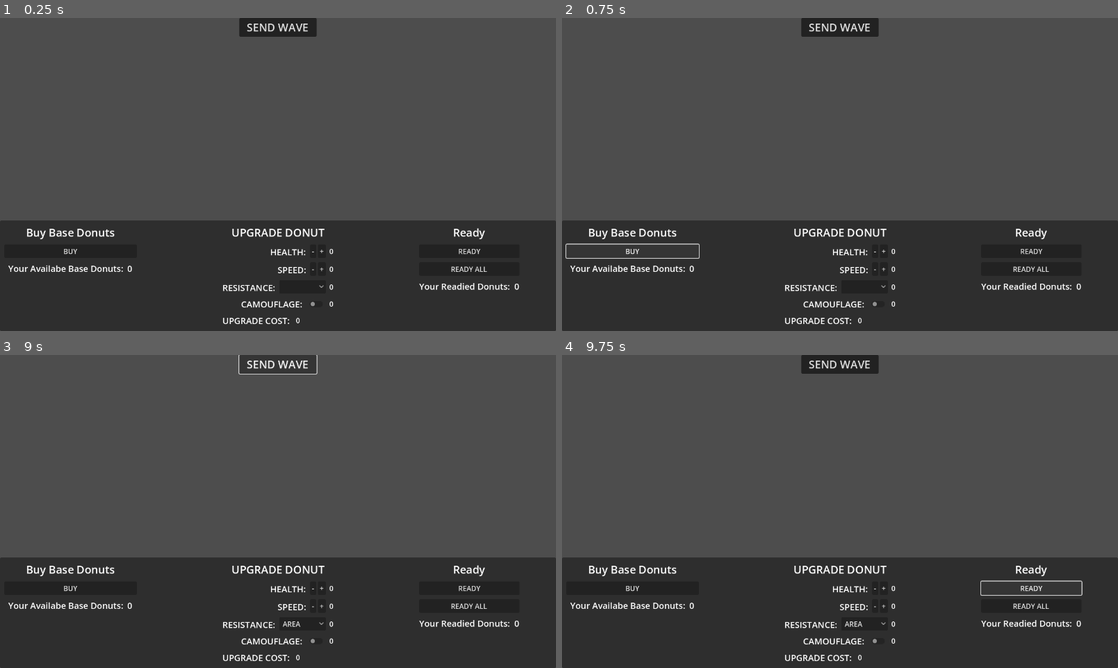
Above: before the commit, frames 1-4 (two rows, left to right).
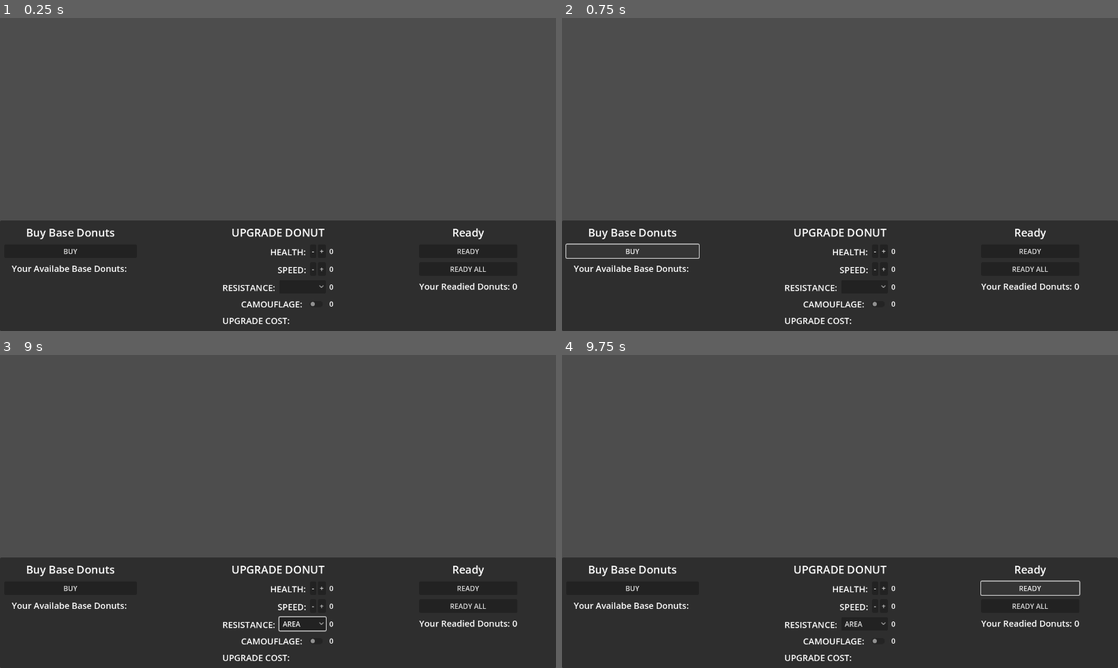
Above: after the commit, the same moments.

Repository: TheMintyMan/ProjectDominut
Game: Godot game, scene res://art/ui/ui_donut_upgrade.tscn
Two runs of this game, one before a commit and one after it. Both use one fixed random seed, a clock stepped at 60 frames per second and the inputs below.
Inputs (mouse positions are in pixels of both pictures, inside the frame that each line leads up to):
- Up to frame 1 (0.25 s): no input
- Up to frame 2 (0.75 s): click "BUY" at 0.5 s
- Up to frame 3 (9 s): click "-" at 1.25 s; click "+" at 2 s; click "-" at 2.75 s; click "+" at 3.5 s; click (300, 624) at 4.27 s; click (300, 624) at 5.02 s; click "SHOOTER" at 5.75 s; click (316, 639) at 6.52 s; click "AREA" at 7.25 s; click (316, 639) at 8.02 s; click (278, 364) at 8.75 s, where only the run before the commit has a clickable "SEND WAVE"
- Up to frame 4 (9.75 s): click "READY" at 9.5 s

The runs differ from the first frame. In frame 1, 1.3% of the frame differs, in the area x 1-94%, y 0-98%; in frame 2, 1.3%; in frame 3, 0.8%; in frame 4, 1.4%.

Commit message:
Updated buttons

Diff:
--- a/art/ui/ui_donut_upgrade.tscn
+++ b/art/ui/ui_donut_upgrade.tscn
@@ -8,7 +8,7 @@
 grow_horizontal = 2
 grow_vertical = 2
 
-[node name="PanelContainer2" type="PanelContainer" parent="."]
+[node name="PanelContainer" type="PanelContainer" parent="."]
 layout_mode = 1
 anchors_preset = -1
 anchor_top = 0.71400005
@@ -18,78 +18,71 @@
 grow_horizontal = 2
 grow_vertical = 0
 
-[node name="MarginContainer" type="MarginContainer" parent="PanelContainer2"]
+[node name="MarginContainer" type="MarginContainer" parent="PanelContainer"]
 layout_mode = 2
 theme_override_constants/margin_left = 10
 theme_override_constants/margin_top = 10
 theme_override_constants/margin_right = 10
 theme_override_constants/margin_bottom = 10
 
-[node name="HBoxContainer" type="HBoxContainer" parent="PanelContainer2/MarginContainer"]
+[node name="HBoxContainer" type="HBoxContainer" parent="PanelContainer/MarginContainer"]
 layout_mode = 2
 theme_override_constants/separation = 20
 
-[node name="VBox_BuyBaseDonuts" type="VBoxContainer" parent="PanelContainer2/MarginContainer/HBoxContainer"]
+[node name="VBox_BuyBaseDonuts" type="VBoxContainer" parent="PanelContainer/MarginContainer/HBoxContainer"]
 layout_mode = 2
 size_flags_horizontal = 3
 size_flags_stretch_ratio = 0.5
 theme_override_constants/separation = 10
 
-[node name="Label_BUY_DONUTS" type="Label" parent="PanelContainer2/MarginContainer/HBoxContainer/VBox_BuyBaseDonuts"]
+[node name="Label_BUY_DONUTS" type="Label" parent="PanelContainer/MarginContainer/HBoxContainer/VBox_BuyBaseDonuts"]
 layout_mode = 2
 size_flags_horizontal = 4
 theme_override_font_sizes/font_size = 25
 text = "Buy Base Donuts"
 horizontal_alignment = 1
 
-[node name="buy_base_donuts" type="Button" parent="PanelContainer2/MarginContainer/HBoxContainer/VBox_BuyBaseDonuts"]
+[node name="btn_buy_donuts" type="Button" parent="PanelContainer/MarginContainer/HBoxContainer/VBox_BuyBaseDonuts"]
 layout_mode = 2
 text = "BUY"
 
-[node name="HBoxContainer" type="HBoxContainer" parent="PanelContainer2/MarginContainer/HBoxContainer/VBox_BuyBaseDonuts"]
-layout_mode = 2
-size_flags_horizontal = 4
-
-[node name="Label_YourDonuts" type="Label" parent="PanelContainer2/MarginContainer/HBoxContainer/VBox_BuyBaseDonuts/HBoxContainer"]
+[node name="HBoxContainer" type="HBoxContainer" parent="PanelContainer/MarginContainer/HBoxContainer/VBox_BuyBaseDonuts"]
+layout_mode = 2
+size_flags_horizontal = 4
+
+[node name="_text_base_donuts" type="Label" parent="PanelContainer/MarginContainer/HBoxContainer/VBox_BuyBaseDonuts/HBoxContainer"]
 layout_mode = 2
 size_flags_horizontal = 4
 theme_override_font_sizes/font_size = 20
 text = "Your Availabe Base Donuts: "
 horizontal_alignment = 1
 
-[node name="Label_YourDonuts2" type="Label" parent="PanelContainer2/MarginContainer/HBoxContainer/VBox_BuyBaseDonuts/HBoxContainer"]
-layout_mode = 2
-size_flags_horizontal = 4
-theme_override_font_sizes/font_size = 20
-text = "0"
-horizontal_alignment = 1
-
-[node name="VBox_Upgrade" type="VBoxContainer" parent="PanelContainer2/MarginContainer/HBoxContainer"]
+[node name="VBox_Upgrade" type="VBoxContainer" parent="PanelContainer/MarginContainer/HBoxContainer"]
 layout_mode = 2
 size_flags_horizontal = 3
 theme_override_constants/separation = 10
 
-[node name="Label_UPGRADE" type="Label" parent="PanelContainer2/MarginContainer/HBoxContainer/VBox_Upgrade"]
+[node name="Label_UPGRADE" type="Label" parent="PanelContainer/MarginContainer/HBoxContainer/VBox_Upgrade"]
 layout_mode = 2
 size_flags_horizontal = 4
 theme_override_font_sizes/font_size = 25
 text = "UPGRADE DONUT"
 
-[node name="HBoxContainer" type="HBoxContainer" parent="PanelContainer2/MarginContainer/HBoxContainer/VBox_Upgrade"]
+[node name="HBoxContainer" type="HBoxContainer" parent="PanelContainer/MarginContainer/HBoxContainer/VBox_Upgrade"]
 layout_mode = 2
 size_flags_horizontal = 4
 theme_override_constants/separation = 20
 
-[node name="VBoxContainer3" type="VBoxContainer" parent="PanelContainer2/MarginContainer/HBoxContainer/VBox_Upgrade/HBoxContainer"]
+[node name="VBoxContainer3" type="VBoxContainer" parent="PanelContainer/MarginContainer/HBoxContainer/VBox_Upgrade/HBoxContainer"]
 layout_mode = 2
 size_flags_horizontal = 3
 theme_override_constants/separation = 10
 
-[node name="HBox_HEALTH" type="HBoxContainer" parent="PanelContainer2/MarginContainer/HBoxContainer/VBox_Upgrade/HBoxContainer/VBoxContainer3"]
-layout_mode = 2
-size_flags_horizontal = 8
-
-[node name="HEALTH_TEXT" type="Label" parent="PanelContainer2/MarginContainer/HBoxContainer/VBox_Upgrade/HBoxContainer/VBoxContainer3/HBox_HEALTH"]
+[node name="HBox_HEALTH" type="HBoxContainer" parent="PanelContainer/MarginContainer/HBoxContainer/VBox_Upgrade/HBoxContainer/VBoxContainer3"]
+layout_mode = 2
+size_flags_horizontal = 8
+
+[node name="HEALTH_TEXT" type="Label" parent="PanelContainer/MarginContainer/HBoxContainer/VBox_Upgrade/HBoxContainer/VBoxContainer3/HBox_HEALTH"]
 layout_mode = 2
 size_flags_horizontal = 8
 size_flags_vertical = 8
@@ -97,23 +90,23 @@
 text = "HEALTH: "
 horizontal_alignment = 1
 
-[node name="btn_remove_health" type="Button" parent="PanelContainer2/MarginContainer/HBoxContainer/VBox_Upgrade/HBoxContainer/VBoxContainer3/HBox_HEALTH"]
+[node name="btn_remove_health" type="Button" parent="PanelContainer/MarginContainer/HBoxContainer/VBox_Upgrade/HBoxContainer/VBoxContainer3/HBox_HEALTH"]
 layout_mode = 2
 text = "-"
 
-[node name="btn_add_health" type="Button" parent="PanelContainer2/MarginContainer/HBoxContainer/VBox_Upgrade/HBoxContainer/VBoxContainer3/HBox_HEALTH"]
+[node name="btn_add_health" type="Button" parent="PanelContainer/MarginContainer/HBoxContainer/VBox_Upgrade/HBoxContainer/VBoxContainer3/HBox_HEALTH"]
 layout_mode = 2
 text = "+"
 
-[node name="Label" type="Label" parent="PanelContainer2/MarginContainer/HBoxContainer/VBox_Upgrade/HBoxContainer/VBoxContainer3/HBox_HEALTH"]
-layout_mode = 2
-text = " 0"
-
-[node name="HBox_SPEED" type="HBoxContainer" parent="PanelContainer2/MarginContainer/HBoxContainer/VBox_Upgrade/HBoxContainer/VBoxContainer3"]
-layout_mode = 2
-size_flags_horizontal = 8
-
-[node name="SPEED_TEXT" type="Label" parent="PanelContainer2/MarginContainer/HBoxContainer/VBox_Upgrade/HBoxContainer/VBoxContainer3/HBox_SPEED"]
+[node name="Label" type="Label" parent="PanelContainer/MarginContainer/HBoxContainer/VBox_Upgrade/HBoxContainer/VBoxContainer3/HBox_HEALTH"]
+layout_mode = 2
+text = " 0"
+
+[node name="HBox_SPEED" type="HBoxContainer" parent="PanelContainer/MarginContainer/HBoxContainer/VBox_Upgrade/HBoxContainer/VBoxContainer3"]
+layout_mode = 2
+size_flags_horizontal = 8
+
+[node name="SPEED_TEXT" type="Label" parent="PanelContainer/MarginContainer/HBoxContainer/VBox_Upgrade/HBoxContainer/VBoxContainer3/HBox_SPEED"]
 layout_mode = 2
 size_flags_horizontal = 8
 size_flags_vertical = 8
@@ -121,23 +114,23 @@
 text = "SPEED: "
 horizontal_alignment = 1
 
-[node name="btn_remove_speed" type="Button" parent="PanelContainer2/MarginContainer/HBoxContainer/VBox_Upgrade/HBoxContainer/VBoxContainer3/HBox_SPEED"]
+[node name="btn_remove_speed" type="Button" parent="PanelContainer/MarginContainer/HBoxContainer/VBox_Upgrade/HBoxContainer/VBoxContainer3/HBox_SPEED"]
 layout_mode = 2
 text = "-"
 
-[node name="btn_add_speed" type="Button" parent="PanelContainer2/MarginContainer/HBoxContainer/VBox_Upgrade/HBoxContainer/VBoxContainer3/HBox_SPEED"]
+[node name="btn_add_speed" type="Button" parent="PanelContainer/MarginContainer/HBoxContainer/VBox_Upgrade/HBoxContainer/VBoxContainer3/HBox_SPEED"]
 layout_mode = 2
 text = "+"
 
-[node name="Label" type="Label" parent="PanelContainer2/MarginContainer/HBoxContainer/VBox_Upgrade/HBoxContainer/VBoxContainer3/HBox_SPEED"]
-layout_mode = 2
-text = " 0"
-
-[node name="HBox_RESISTANCE" type="HBoxContainer" parent="PanelContainer2/MarginContainer/HBoxContainer/VBox_Upgrade/HBoxContainer/VBoxContainer3"]
-layout_mode = 2
-size_flags_horizontal = 8
-
-[node name="RESISTANCE_TEXT" type="Label" parent="PanelContainer2/MarginContainer/HBoxContainer/VBox_Upgrade/HBoxContainer/VBoxContainer3/HBox_RESISTANCE"]
+[node name="Label" type="Label" parent="PanelContainer/MarginContainer/HBoxContainer/VBox_Upgrade/HBoxContainer/VBoxContainer3/HBox_SPEED"]
+layout_mode = 2
+text = " 0"
+
+[node name="HBox_RESISTANCE" type="HBoxContainer" parent="PanelContainer/MarginContainer/HBoxContainer/VBox_Upgrade/HBoxContainer/VBoxContainer3"]
+layout_mode = 2
+size_flags_horizontal = 8
+
+[node name="RESISTANCE_TEXT" type="Label" parent="PanelContainer/MarginContainer/HBoxContainer/VBox_Upgrade/HBoxContainer/VBoxContainer3/HBox_RESISTANCE"]
 layout_mode = 2
 size_flags_horizontal = 8
 size_flags_vertical = 8
@@ -145,7 +138,7 @@
 text = "RESISTANCE: "
 horizontal_alignment = 1
 
-[node name="optn_resistance" type="OptionButton" parent="PanelContainer2/MarginContainer/HBoxContainer/VBox_Upgrade/HBoxContainer/VBoxContainer3/HBox_RESISTANCE"]
+[node name="_optn_resistance" type="OptionButton" parent="PanelContainer/MarginContainer/HBoxContainer/VBox_Upgrade/HBoxContainer/VBoxContainer3/HBox_RESISTANCE"]
 layout_mode = 2
 item_count = 5
 popup/item_0/text = "NONE"
@@ -159,15 +152,15 @@
 popup/item_4/text = "WALL"
 popup/item_4/id = 4
 
-[node name="Label" type="Label" parent="PanelContainer2/MarginContainer/HBoxContainer/VBox_Upgrade/HBoxContainer/VBoxContainer3/HBox_RESISTANCE"]
-layout_mode = 2
-text = " 0"
-
-[node name="HBox_CAMOUFLAGE" type="HBoxContainer" parent="PanelContainer2/MarginContainer/HBoxContainer/VBox_Upgrade/HBoxContainer/VBoxContainer3"]
-layout_mode = 2
-size_flags_horizontal = 8
-
-[node name="CAMOUFLAGE" type="Label" parent="PanelContainer2/MarginContainer/HBoxContainer/VBox_Upgrade/HBoxContainer/VBoxContainer3/HBox_CAMOUFLAGE"]
+[node name="Label" type="Label" parent="PanelContainer/MarginContainer/HBoxContainer/VBox_Upgrade/HBoxContainer/VBoxContainer3/HBox_RESISTANCE"]
+layout_mode = 2
+text = " 0"
+
+[node name="HBox_CAMOUFLAGE" type="HBoxContainer" parent="PanelContainer/MarginContainer/HBoxContainer/VBox_Upgrade/HBoxContainer/VBoxContainer3"]
+layout_mode = 2
+size_flags_horizontal = 8
+
+[node name="CAMOUFLAGE" type="Label" parent="PanelContainer/MarginContainer/HBoxContainer/VBox_Upgrade/HBoxContainer/VBoxContainer3/HBox_CAMOUFLAGE"]
 layout_mode = 2
 size_flags_horizontal = 8
 size_flags_vertical = 8
@@ -175,78 +168,68 @@
 text = "CAMOUFLAGE: "
 horizontal_alignment = 2
 
-[node name="CheckButton" type="CheckButton" parent="PanelContainer2/MarginContainer/HBoxContainer/VBox_Upgrade/HBoxContainer/VBoxContainer3/HBox_CAMOUFLAGE"]
-layout_mode = 2
-
-[node name="Label" type="Label" parent="PanelContainer2/MarginContainer/HBoxContainer/VBox_Upgrade/HBoxContainer/VBoxContainer3/HBox_CAMOUFLAGE"]
-layout_mode = 2
-text = " 0"
-
-[node name="HBox_CAMOUFLAGE2" type="HBoxContainer" parent="PanelContainer2/MarginContainer/HBoxContainer/VBox_Upgrade/HBoxContainer/VBoxContainer3"]
+[node name="chck_camo" type="CheckButton" parent="PanelContainer/MarginContainer/HBoxContainer/VBox_Upgrade/HBoxContainer/VBoxContainer3/HBox_CAMOUFLAGE"]
+layout_mode = 2
+
+[node name="Label" type="Label" parent="PanelContainer/MarginContainer/HBoxContainer/VBox_Upgrade/HBoxContainer/VBoxContainer3/HBox_CAMOUFLAGE"]
+layout_mode = 2
+text = " 0"
+
+[node name="HBox_CAMOUFLAGE2" type="HBoxContainer" parent="PanelContainer/MarginContainer/HBoxContainer/VBox_Upgrade/HBoxContainer/VBoxContainer3"]
 layout_mode = 2
 size_flags_vertical = 3
 
-[node name="TOTALCOST_TEXT" type="Label" parent="PanelContainer2/MarginContainer/HBoxContainer/VBox_Upgrade/HBoxContainer/VBoxContainer3/HBox_CAMOUFLAGE2"]
+[node name="_text_upgrade_cost" type="Label" parent="PanelContainer/MarginContainer/HBoxContainer/VBox_Upgrade/HBoxContainer/VBoxContainer3/HBox_CAMOUFLAGE2"]
 layout_mode = 2
 size_flags_horizontal = 8
 theme_override_font_sizes/font_size = 20
 text = "UPGRADE COST: "
 horizontal_alignment = 1
 
-[node name="_total_cost" type="Label" parent="PanelContainer2/MarginContainer/HBoxContainer/VBox_Upgrade/HBoxContainer/VBoxContainer3/HBox_CAMOUFLAGE2"]
-layout_mode = 2
-size_flags_horizontal = 8
-text = " 0"
-
-[node name="VBox_READY" type="VBoxContainer" parent="PanelContainer2/MarginContainer/HBoxContainer"]
+[node name="VBox_READY" type="VBoxContainer" parent="PanelContainer/MarginContainer/HBoxContainer"]
 layout_mode = 2
 size_flags_horizontal = 2
 size_flags_stretch_ratio = 0.5
 theme_override_constants/separation = 10
 
-[node name="Label_READY" type="Label" parent="PanelContainer2/MarginContainer/HBoxContainer/VBox_READY"]
+[node name="Label_READY" type="Label" parent="PanelContainer/MarginContainer/HBoxContainer/VBox_READY"]
 layout_mode = 2
 theme_override_font_sizes/font_size = 25
 text = "Ready"
 horizontal_alignment = 1
 
-[node name="btn_ready" type="Button" parent="PanelContainer2/MarginContainer/HBoxContainer/VBox_READY"]
+[node name="btn_ready" type="Button" parent="PanelContainer/MarginContainer/HBoxContainer/VBox_READY"]
 layout_mode = 2
 text = "READY"
 
-[node name="btn_ready_all" type="Button" parent="PanelContainer2/MarginContainer/HBoxContainer/VBox_READY"]
+[node name="btn_ready_all" type="Button" parent="PanelContainer/MarginContainer/HBoxContainer/VBox_READY"]
 layout_mode = 2
 text = "READY ALL"
 
-[node name="HBoxContainer" type="HBoxContainer" parent="PanelContainer2/MarginContainer/HBoxContainer/VBox_READY"]
-layout_mode = 2
-size_flags_horizontal = 4
-
-[node name="Label_YourDonuts" type="Label" parent="PanelContainer2/MarginContainer/HBoxContainer/VBox_READY/HBoxContainer"]
-layout_mode = 2
-size_flags_horizontal = 4
-theme_override_font_sizes/font_size = 20
-text = "Your Readied Donuts: "
-horizontal_alignment = 1
-
-[node name="Label_YourDonuts2" type="Label" parent="PanelContainer2/MarginContainer/HBoxContainer/VBox_READY/HBoxContainer"]
-layout_mode = 2
-size_flags_horizontal = 4
-theme_override_font_sizes/font_size = 20
-text = "0"
-horizontal_alignment = 1
-
-[node name="PanelContainer" type="PanelContainer" parent="."]
-layout_mode = 1
-anchors_preset = 5
-anchor_left = 0.5
-anchor_right = 0.5
-offset_left = -88.890015
-offset_right = 88.890015
-offset_bottom = 40.0
-grow_horizontal = 2
-
-[node name="Button" type="Button" parent="PanelContainer"]
-layout_mode = 2
-theme_override_font_sizes/font_size = 25
-text = "SEND WAVE"
+[node name="HBoxContainer" type="HBoxContainer" parent="PanelContainer/MarginContainer/HBoxContainer/VBox_READY"]
+layout_mode = 2
+size_flags_horizontal = 4
+
+[node name="_text_readied_donuts" type="Label" parent="PanelContainer/MarginContainer/HBoxContainer/VBox_READY/HBoxContainer"]
+layout_mode = 2
+size_flags_horizontal = 4
+theme_override_font_sizes/font_size = 20
+text = "Your Readied Donuts: 0"
+horizontal_alignment = 1
+
+[node name="openclose_container" type="MarginContainer" parent="."]
+visible = false
+layout_mode = 0
+offset_top = 387.0
+offset_right = 1280.0
+offset_bottom = 720.0
+theme_override_constants/margin_left = 20
+theme_override_constants/margin_top = 20
+theme_override_constants/margin_right = 20
+theme_override_constants/margin_bottom = 20
+
+[node name="btn_openclose" type="Button" parent="openclose_container"]
+custom_minimum_size = Vector2(50, 50)
+layout_mode = 2
+size_flags_horizontal = 0
+size_flags_vertical = 0
--- /dev/null
+++ b/art/ui/ui_persistent.tscn
@@ -0,0 +1,33 @@
+[gd_scene format=3 uid="uid://c2dchotmrfaxw"]
+
+[node name="ui_persistent" type="Control"]
+layout_mode = 3
+anchors_preset = 15
+anchor_right = 1.0
+anchor_bottom = 1.0
+grow_horizontal = 2
+grow_vertical = 2
+
+[node name="CenterContainer_donut_coins" type="CenterContainer" parent="."]
+layout_mode = 0
+offset_right = 40.0
+offset_bottom = 40.0
+
+[node name="_donut_coins" type="Label" parent="CenterContainer_donut_coins"]
+layout_mode = 2
+theme_override_font_sizes/font_size = 30
+text = "DONUT COINS: "
+
+[node name="CenterContainer_counter_health" type="CenterContainer" parent="."]
+layout_mode = 1
+anchors_preset = 1
+anchor_left = 1.0
+anchor_right = 1.0
+offset_left = -224.0
+offset_bottom = 42.0
+grow_horizontal = 0
+
+[node name="_counter_health" type="Label" parent="CenterContainer_counter_health"]
+layout_mode = 2
+theme_override_font_sizes/font_size = 30
+text = "COUNTER HEALTH: "
